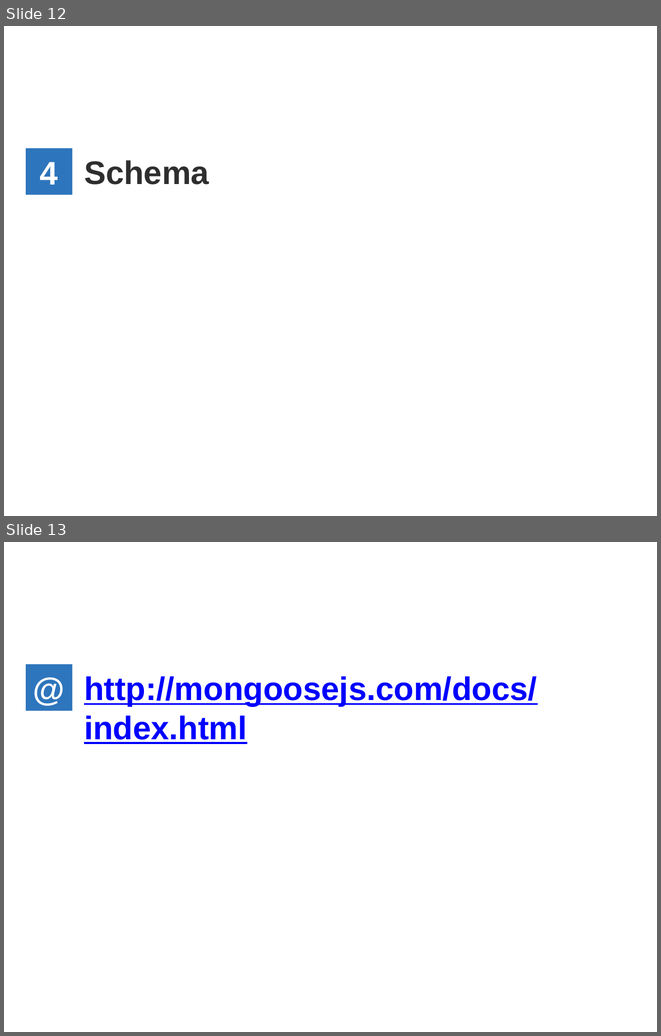
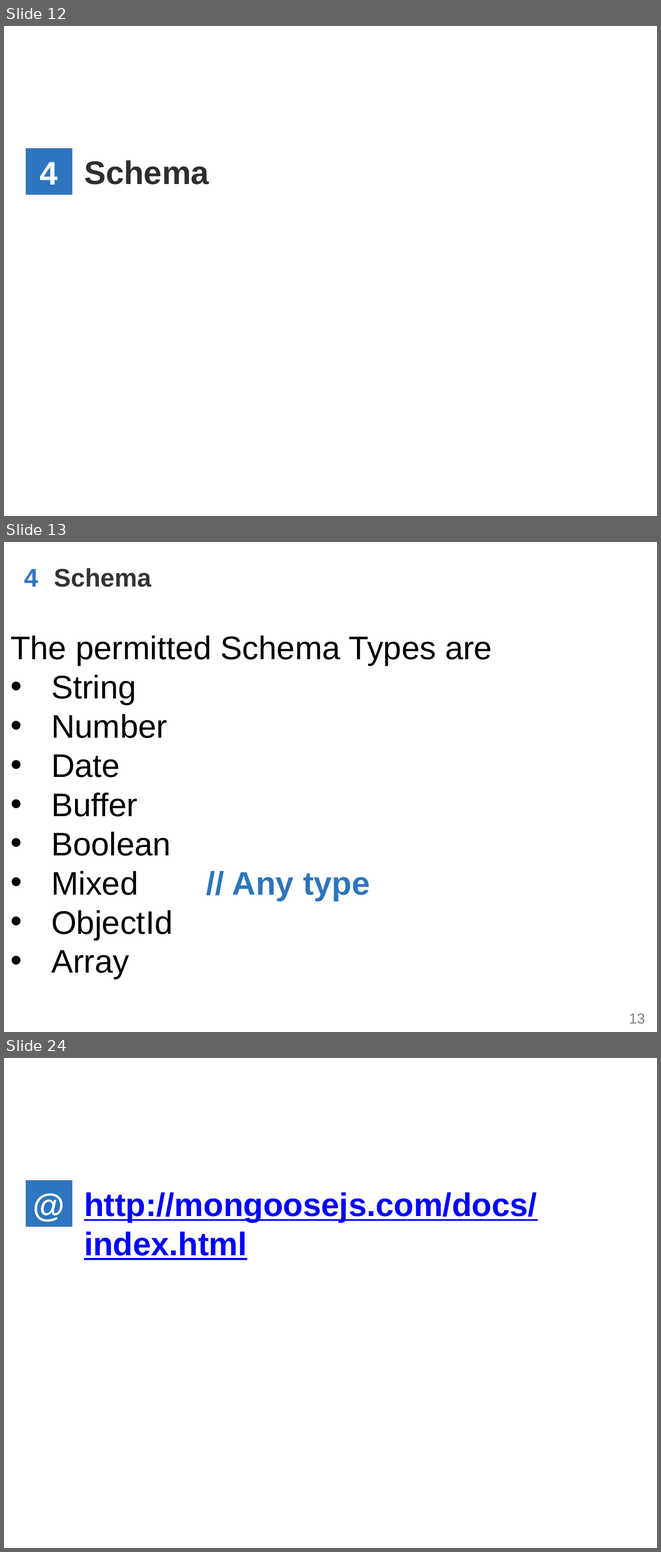
Before and after one commit to WenhaoXu/full-stack-web-course, a slide deck: db/mongodb/2017/materials/MongoDB_CH5_Using_in_nodeJS.pptx. Shown one above the other, each under a label of ours: slides 12 and 13 before the commit, slides 12, 13 and 24 after it; the slides between them are not shown. The pictures are 661x1036 and 661x1552 pixels, drawn with LibreOffice and Linux fonts; fonts in the diff are those of the drawing; background and template pictures are left out. Boxes give left, top, right and bottom in pixels: in the first picture for what was removed or moved away, otherwise in the second. Text is boxed around its words. In the diff, an @@ line names an element or a change of style, - is before the commit and + after.

```diff
--- a/db/mongodb/2017/materials/MongoDB_CH5_Using_in_nodeJS.pptx
+++ b/db/mongodb/2017/materials/MongoDB_CH5_Using_in_nodeJS.pptx
@@ slide 13 added at [4,542,657,1032], background #FFFFFF; not listed: 1 template element that a slide beside it also shows @@
@@ text added at [24,569,38,587], 28 pt, text #2D75BC, bold @@
+4
@@ text added at [54,568,151,587], 28 pt, text #333333, bold @@
+Schema
@@ text added at [10,635,492,979], 36 pt, text #000000 @@
+The permitted Schema Types are
+• String
+• Number
+• Date
+• Buffer
+• Boolean
+• Mixed // Any type
+• ObjectId
+• Array
@@ what was slide 13 is now slide 24 @@
```
Also in this commit, not shown: 1 slide changed, 10 other slides added.
